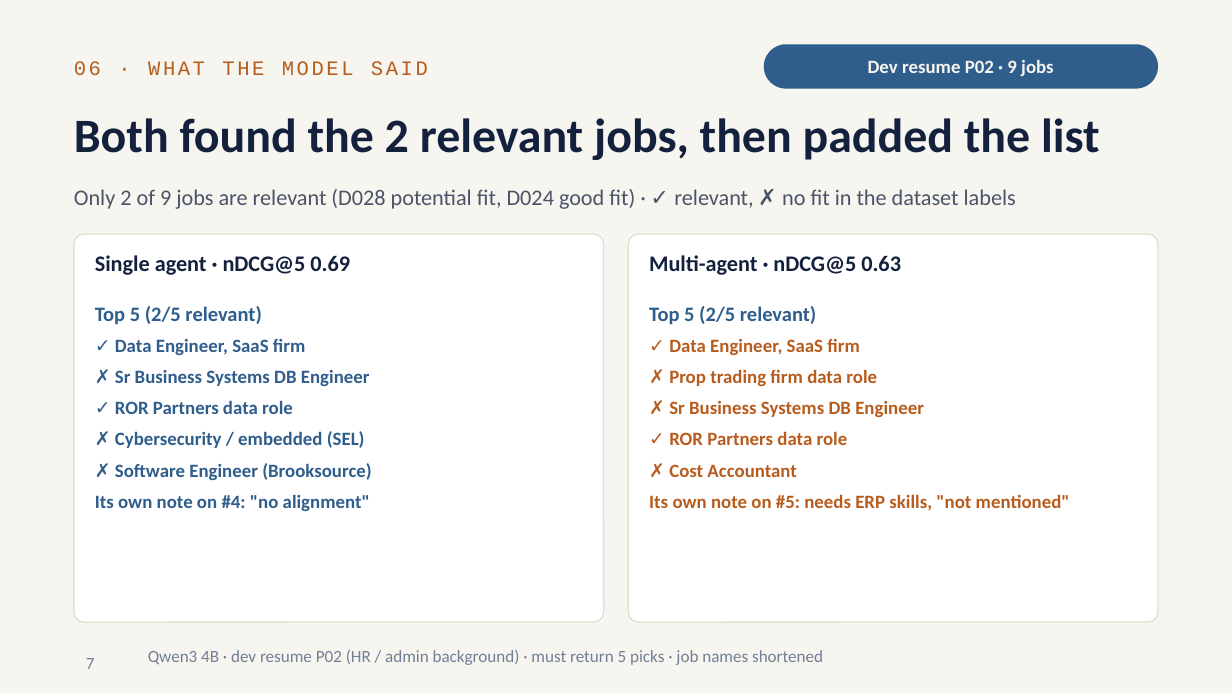
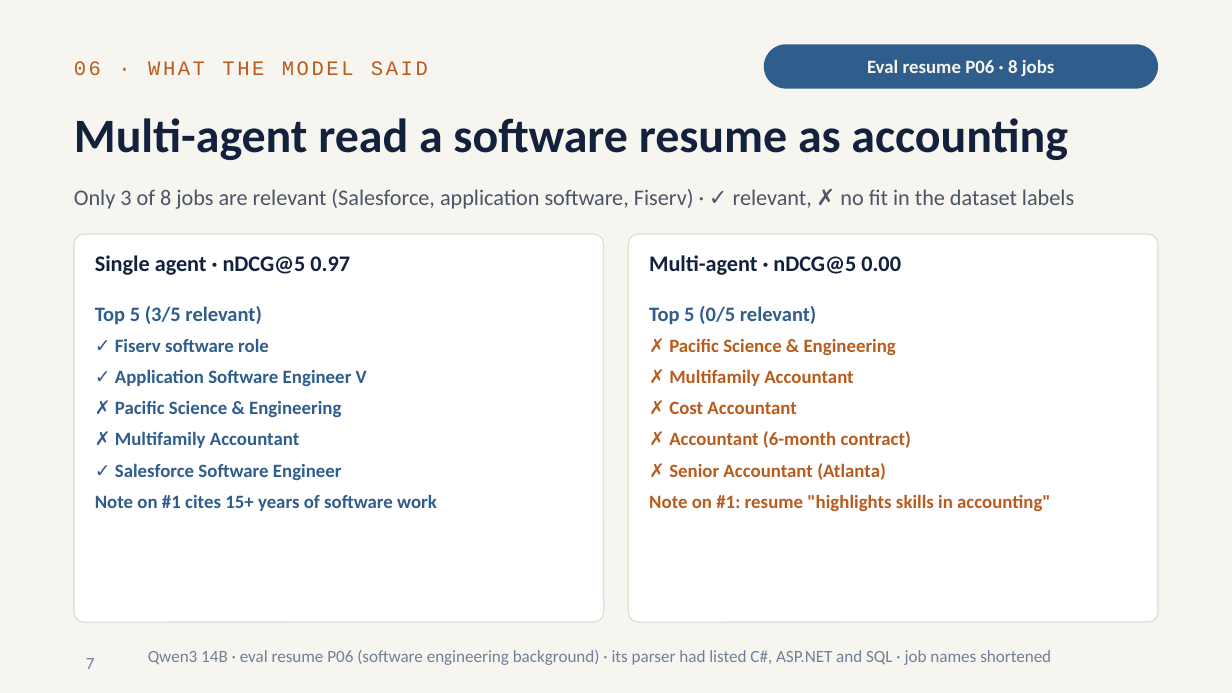
Before and after one commit to RitvikNeerattil/agentic_resume_matcher, a slide deck: slide 7 of progress_update_2026-10.pptx. Drawn at 1232x693 pixels with LibreOffice and Linux fonts; fonts in the diff are those of the drawing. Boxes give left, top, right and bottom in pixels: in the first picture for what was removed or moved away, otherwise in the second. Text is boxed around its words. In the diff, an @@ line names an element or a change of style, - is before the commit and + after.

Commit message:
Update README with evaluation results on rjdfit dataset; add new result summaries and manifest files for 4B and 14B models

```diff
--- a/progress_update_2026-10.pptx
+++ b/progress_update_2026-10.pptx
@@ text in rounded rectangle at bbox=[867, 60, 1054, 76]: text changed @@
-Dev resume P02 · 9 jobs
+Eval resume P06 · 8 jobs
@@ title at bbox=[74, 118, 1068, 160]: text changed @@
-Both found the 2 relevant jobs, then padded the list
+Multi-agent read a software resume as accounting
@@ text at bbox=[74, 189, 1074, 209]: text changed @@
-Only 2 of 9 jobs are relevant (D028 potential fit, D024 good fit) · ✓ relevant, ✗ no fit in the dataset labels
+Only 3 of 8 jobs are relevant (Salesforce, application software, Fiserv) · ✓ relevant, ✗ no fit in the dataset labels
@@ text at bbox=[95, 255, 350, 275]: text changed @@
-Single agent · nDCG@5 0.69
+Single agent · nDCG@5 0.97
@@ text at bbox=[649, 255, 901, 275]: text changed @@
-Multi-agent · nDCG@5 0.63
+Multi-agent · nDCG@5 0.00
@@ text at bbox=[95, 306, 437, 511]: text changed @@
-Top 5 (2/5 relevant)
-✓ Data Engineer, SaaS firm
-✗ Sr Business Systems DB Engineer
-✓ ROR Partners data role
-✗ Cybersecurity / embedded (SEL)
-✗ Software Engineer (Brooksource)
-Its own note on #4: "no alignment"
+Top 5 (3/5 relevant)
+✓ Fiserv software role
+✓ Application Software Engineer V
+✗ Pacific Science & Engineering
+✗ Multifamily Accountant
+✓ Salesforce Software Engineer
+Note on #1 cites 15+ years of software work
@@ text at bbox=[649, 306, 896, 386]: text changed @@
-Top 5 (2/5 relevant)
-✓ Data Engineer, SaaS firm
-✗ Prop trading firm data role
-✗ Sr Business Systems DB Engineer
-✓ ROR Partners data role
+Top 5 (0/5 relevant)
+✗ Pacific Science & Engineering
+✗ Multifamily Accountant
@@ text at bbox=[649, 431, 1051, 511]: text changed @@
-Its own note on #5: needs ERP skills, "not mentioned"
+✗ Accountant (6-month contract)
+✗ Senior Accountant (Atlanta)
+Note on #1: resume "highlights skills in accounting"
@@ text at bbox=[148, 650, 1051, 665]: text changed @@
-Qwen3 4B · dev resume P02 (HR / admin background) · must return 5 picks · job names shortened
+Qwen3 14B · eval resume P06 (software engineering background) · its parser had listed C#, ASP.NET and SQL · job names shortened
```
Also in this commit, not shown: 6 other slides changed, 8 other files.
